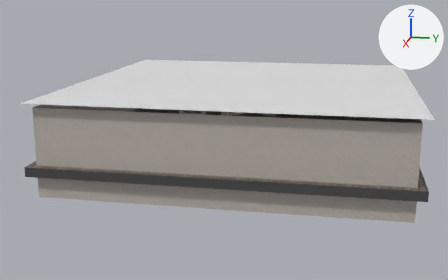
What one commit did to the glTF model assets/models/level_one.glb.
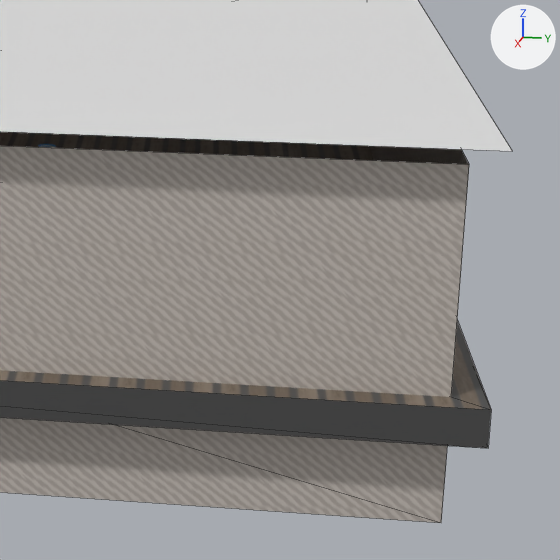
The first picture shows the older version from a 50 mm camera at (114.7, 18.4, 27.0) aimed at (1.7, -4.2, -1.2). The close-ups show both versions on the part from 65% to 100% of the width and 28% to 83% of the height of that picture; other places that the commit changed are outside them. The lights are fixed; the arrows at upper right show +X, +Y and +Z. The close-ups show mesh edges as thin lines. Where no turn or scale is listed for an object, it has been applied to the vertices.

The older version as bpy lines, for what is in view:
```python
me_ceiling_static_invisible = bpy.data.meshes.new('Ceiling.static.invisible')
me_ceiling_static_invisible.from_pydata([(30.0, -30.0, 10.0), (-30.0, -30.0, 10.0), (30.0, 30.0, 10.0), (-30.0, 30.0, 10.0)], [], [(0, 1, 3), (0, 3, 2)])
me_floor_static = bpy.data.meshes.new('Floor.static')
me_floor_static.from_pydata(...)  # a box spanning x -30.0..30.0, y -30.0..30.0, z -1.5..0.0
me_floor_static.materials.append(mat_material)  # picture img_floor
me_outerwalls_static = bpy.data.meshes.new('OuterWalls.static')
me_outerwalls_static.from_pydata(...)  # 8 vertices, 8 faces; spans x -28.7..28.7, y -28.7..28.7, z -6.2..8.2
me_outerwalls_static.materials.append(mat_material_012)  # picture img_walls_01
ob_ceiling = bpy.data.objects.new('Ceiling', me_ceiling_static_invisible)
ob_ceiling.location = (0.0, 0.0, 0.0)
ob_floor = bpy.data.objects.new('Floor', me_floor_static)
ob_floor.location = (0.0, 0.0, 0.0)
ob_outerwalls = bpy.data.objects.new('OuterWalls', me_outerwalls_static)
ob_outerwalls.location = (0.0, 0.0, 1.0)
```
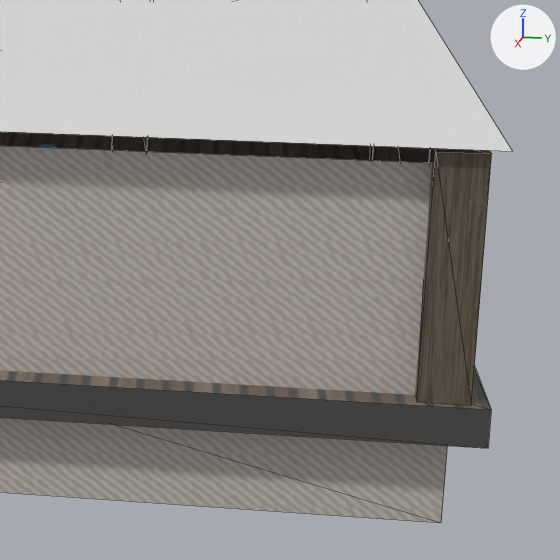
Edits to the bpy script that builds the scene:
```text
Add img_column:
    img_column = load_image('column', '_unpacked/column', 64, 64, 'sRGB')
Add mat_material_014:
    mat_material_014 = principled_material('Material.014')
    mat_material_014.texture = img_column
Add me_cube_static_001:
    me_cube_static_001.from_pydata(...)  # a box spanning x -1.0..1.0, y -1.0..1.0, z 0.0..9.78
    me_cube_static_001.materials.append(mat_material_014)  # picture img_column
Add ob_column_001:
    ob_column_001 = bpy.data.objects.new('Column.001', me_cube_static_001)
    ob_column_001.location = (28.54, 28.32, 0.0)
```

Where the change shows, as pixel boxes [x1, y1, x2, y2] in the close-ups (560 x 560 px):
'Column.001', added (brown)
    after: [415, 148, 491, 405]
